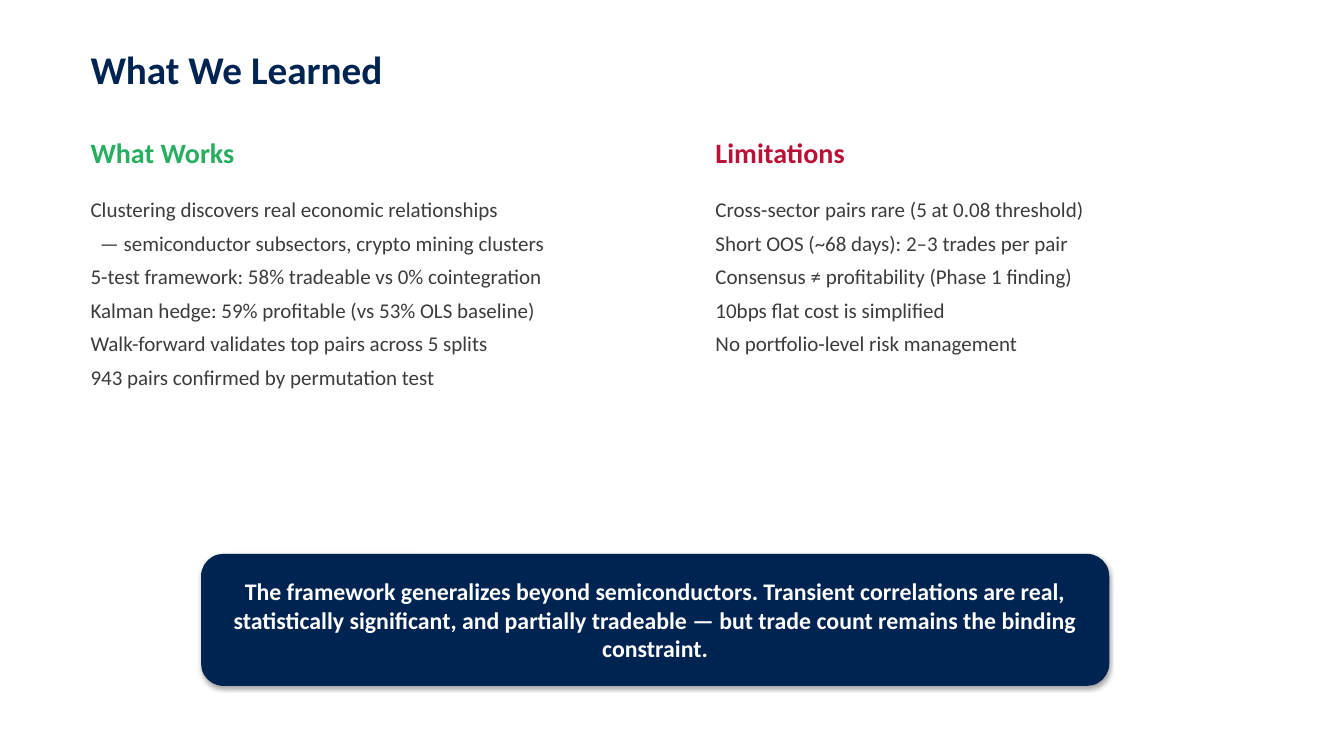
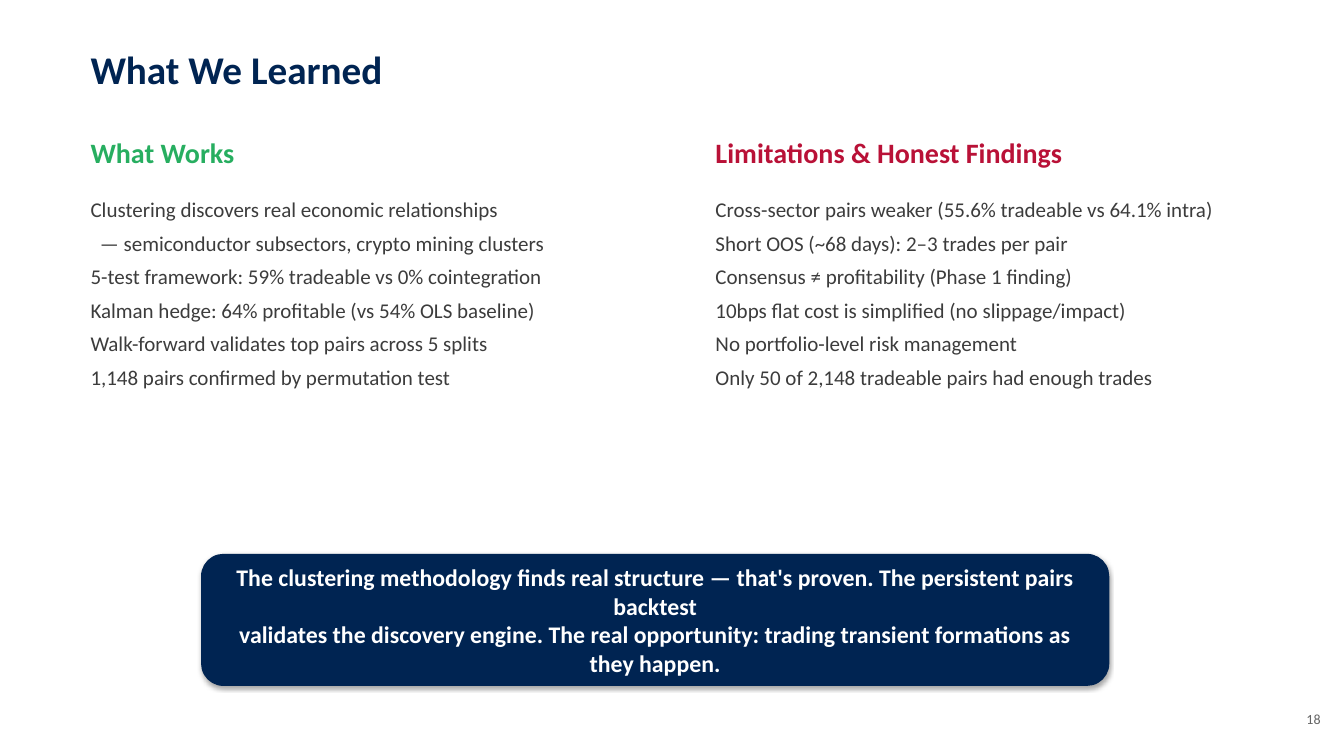
Before and after one commit to jcmcode/pairs-test, a slide deck: slide 18 of deliverables/presentation.pptx (slide 24 before the commit). Drawn at 1344x756 pixels with LibreOffice and Linux fonts; fonts in the diff are those of the drawing. Boxes give left, top, right and bottom in pixels: in the first picture for what was removed or moved away, otherwise in the second. Text is boxed around its words. In the diff, an @@ line names an element or a change of style, - is before the commit and + after.

```diff
--- a/deliverables/presentation.pptx
+++ b/deliverables/presentation.pptx
@@ text at bbox=[715, 143, 1062, 168]: text changed @@
-Limitations
+Limitations & Honest Findings
@@ text at bbox=[715, 202, 1212, 221]: text changed @@
-Cross-sector pairs rare (5 at 0.08 threshold)
+Cross-sector pairs weaker (55.6% tradeable vs 64.1% intra)
@@ text at bbox=[91, 269, 541, 322]: text changed @@
-5-test framework: 58% tradeable vs 0% cointegration
-Kalman hedge: 59% profitable (vs 53% OLS baseline)
+5-test framework: 59% tradeable vs 0% cointegration
+Kalman hedge: 64% profitable (vs 54% OLS baseline)
@@ text at bbox=[715, 303, 1126, 322]: text changed @@
-10bps flat cost is simplified
+10bps flat cost is simplified (no slippage/impact)
@@ text at bbox=[91, 370, 450, 389]: text changed @@
-943 pairs confirmed by permutation test
+1,148 pairs confirmed by permutation test
@@ text at bbox=[715, 370, 1152, 389]: paragraph added @@
+Only 50 of 2,148 tradeable pairs had enough trades
@@ text in rounded rectangle at bbox=[236, 569, 1073, 676]: text changed @@
-The framework generalizes beyond semiconductors. Transient correlations are real,
-statistically significant, and partially tradeable — but trade count remains the binding constraint.
+The clustering methodology finds real structure — that's proven. The persistent pairs backtest
+validates the discovery engine. The real opportunity: trading transient formations as they happen.
@@ text added at bbox=[1306, 714, 1320, 724], 10 pt, text #646464 @@
+18
```
Also in this commit, not shown: 17 other slides changed, 2 slides added, 7 slides removed, 15 other files.
